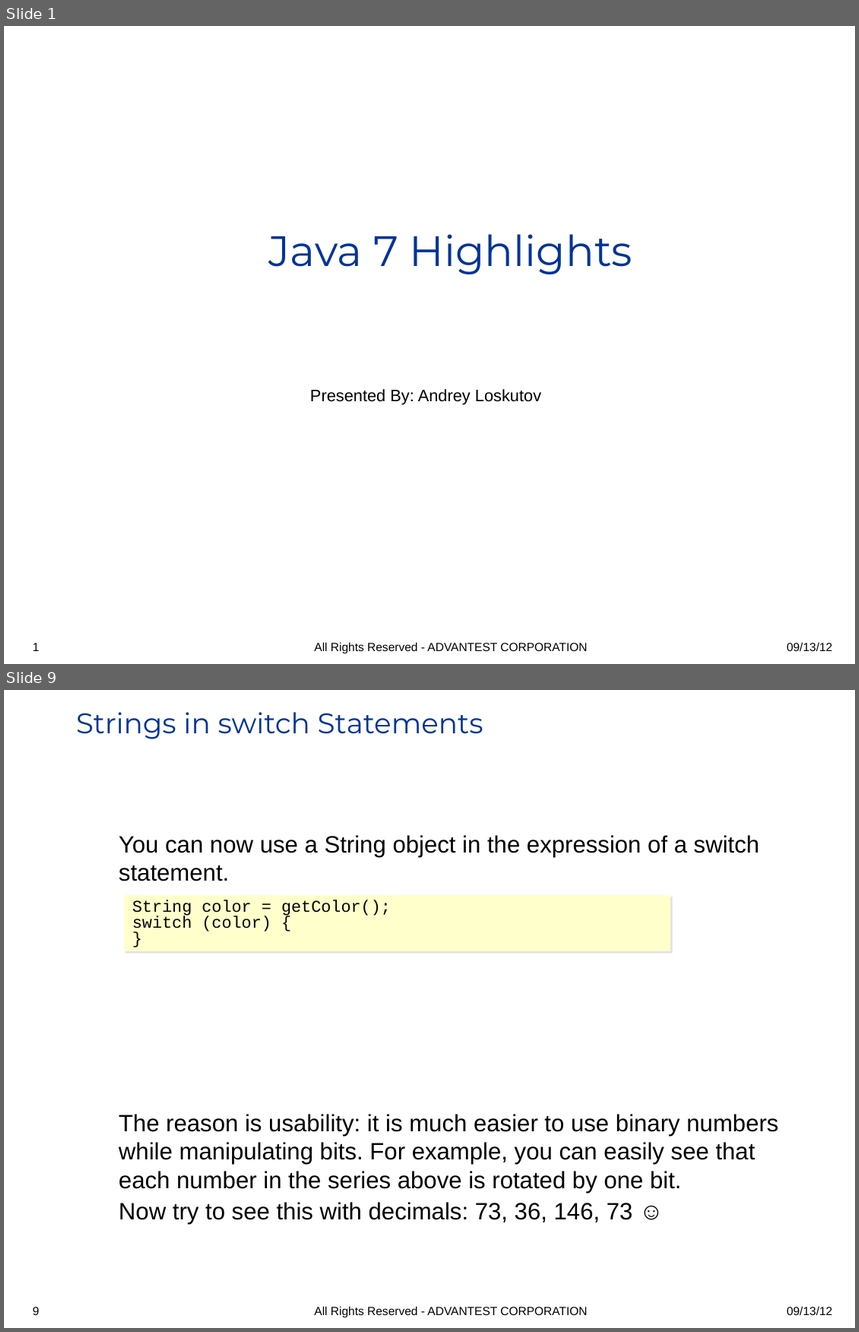
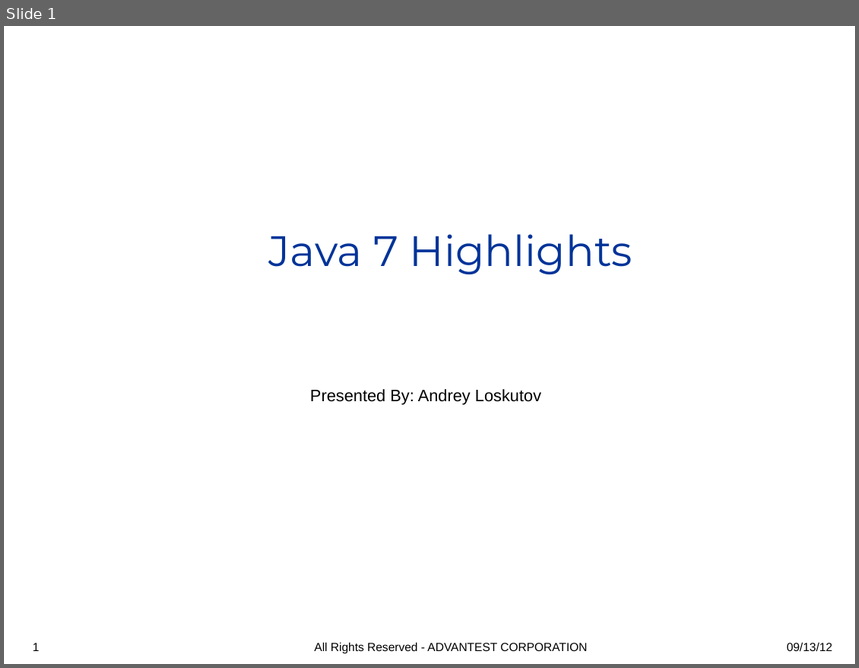
Before and after one commit to iloveeclipse/java7examples, a slide deck: doc/Java7_highlights.ppt. Shown one above the other, each under a label of ours: slides 1 and 9 before the commit, slide 1 after it; the slides between them are not shown. The pictures are 859x1332 and 859x668 pixels, drawn with LibreOffice and Linux fonts; fonts in the diff are those of the drawing; background and template pictures are left out. Boxes give left, top, right and bottom in pixels: in the first picture for what was removed or moved away, otherwise in the second. Text is boxed around its words. In the diff, an @@ line names an element or a change of style, - is before the commit and + after.

```diff
--- a/doc/Java7_highlights.ppt
+++ b/doc/Java7_highlights.ppt
@@ slide 9 removed at (x1=4, y1=690, x2=855, y2=1328), background picture (left out) @@
@@ text removed at (x1=76, y1=712, x2=484, y2=739) @@
-Strings in switch Statements
@@ text removed at (x1=119, y1=835, x2=778, y2=1224) @@
-You can now use a String object in the expression of a switch statement.
-The reason is usability: it is much easier to use binary numbers while manipulating bits. For example, you can easily see that each number in the series above is rotated by one bit.
-Now try to see this with decimals: 73, 36, 146, 73 ☺
@@ rectangle removed at (x1=124, y1=895, x2=671, y2=951) @@
-String color = getColor();
-switch (color) {
-}
@@ page number removed at (x1=33, y1=1307, x2=40, y2=1315) @@
-9
@@ text removed at (x1=314, y1=1306, x2=587, y2=1319) @@
-All Rights Reserved - ADVANTEST CORPORATION
@@ text removed at (x1=787, y1=1306, x2=832, y2=1315) @@
-09/13/12
```
Also in this commit, not shown: 9 slides changed, 4 slides added, 1 other file.
